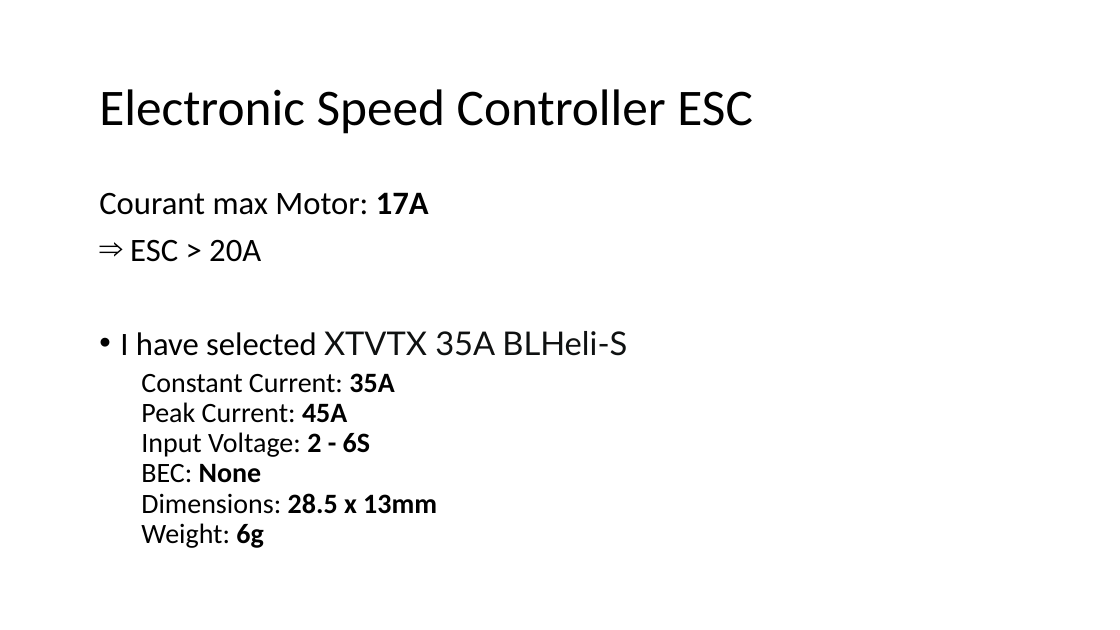
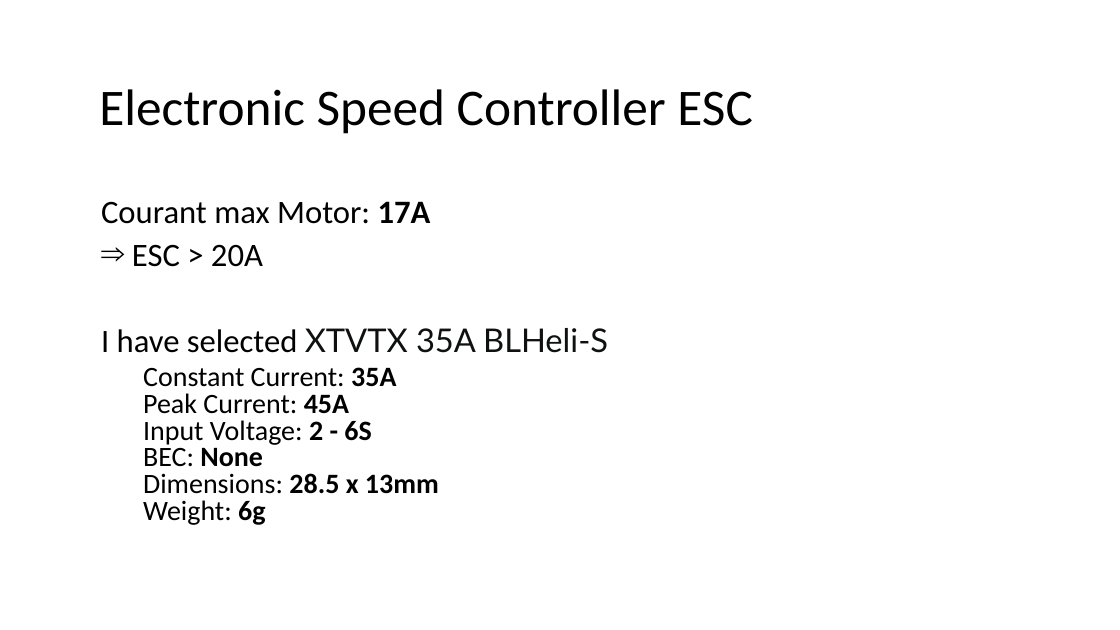
Before and after one commit to RobotEdh/RobotMicroControl, a slide deck: slide 12 of libraries/Diagramm Drone3.pptx. Drawn at 1120x630 pixels with LibreOffice and Linux fonts; fonts in the diff are those of the drawing. Boxes give left, top, right and bottom in pixels: in the first picture for what was removed or moved away, otherwise in the second. Text is boxed around its words. In the diff, an @@ line names an element or a change of style, - is before the commit and + after.

```diff
--- a/libraries/Diagramm Drone3.pptx
+++ b/libraries/Diagramm Drone3.pptx
@@ text "Courant max Motor: 17A": place and size @@
-text "Courant max Motor: 17A" at [99,192,627,548]
+text "Courant max Motor: 17A" at [101,201,608,525]
@@ text "Courant max Motor: 17A" at [101,201,608,525]: line spacing 0.9 to 0.8; bullet • to none @@
```
Also in this commit, not shown: 11 other slides changed, 2 slides added, 3 slides removed, 10 other files.
